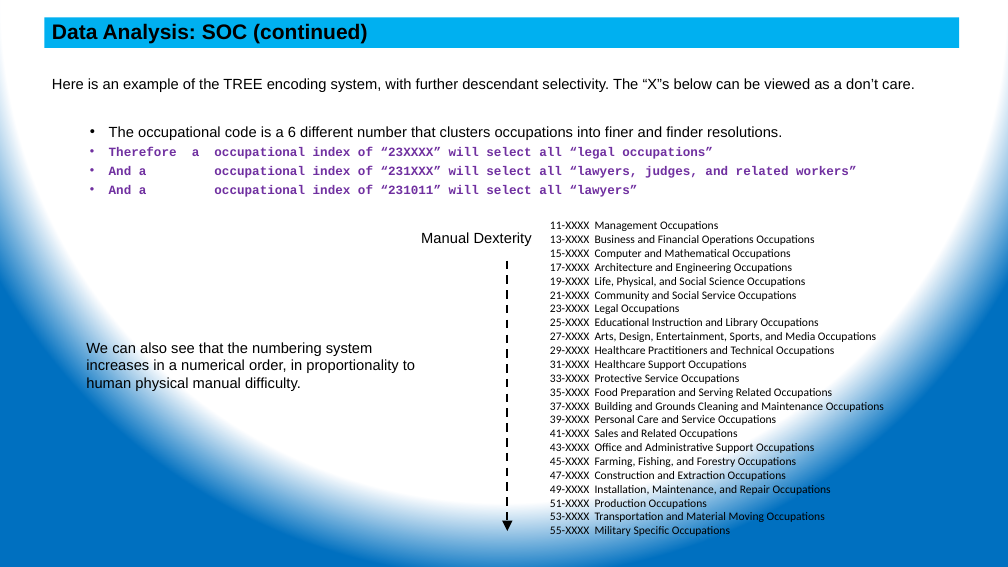
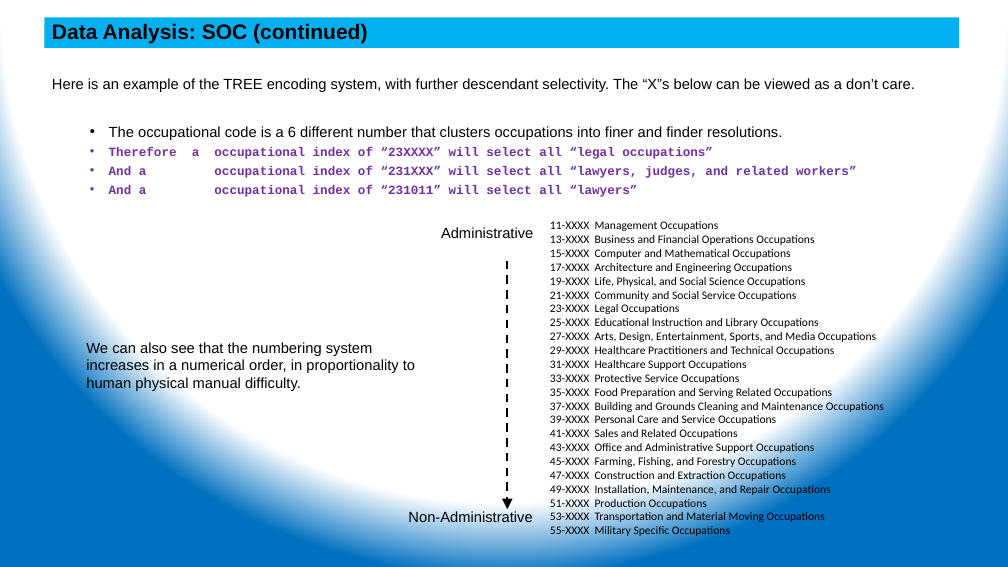
Before and after one commit to ehsintegration/yfd-phd-bls-data, a slide deck: slide 4 of D2-documentation/Data Analysis.pptx. Drawn at 1008x567 pixels with LibreOffice and Linux fonts; fonts in the diff are those of the drawing. Boxes give left, top, right and bottom in pixels: in the first picture for what was removed or moved away, otherwise in the second. Text is boxed around its words. In the diff, an @@ line names an element or a change of style, - is before the commit and + after.

```diff
--- a/D2-documentation/Data Analysis.pptx
+++ b/D2-documentation/Data Analysis.pptx
@@ text at (441, 227, 533, 238): text changed @@
-Manual Dexterity
+Administrative
@@ arrow moved from (507, 261) - (507, 532) to (507, 261) - (507, 510) @@
@@ text added at (408, 510, 532, 522), 14 pt, text #000000 @@
+Non-Administrative
```
Also in this commit, not shown: 4 other slides changed.
